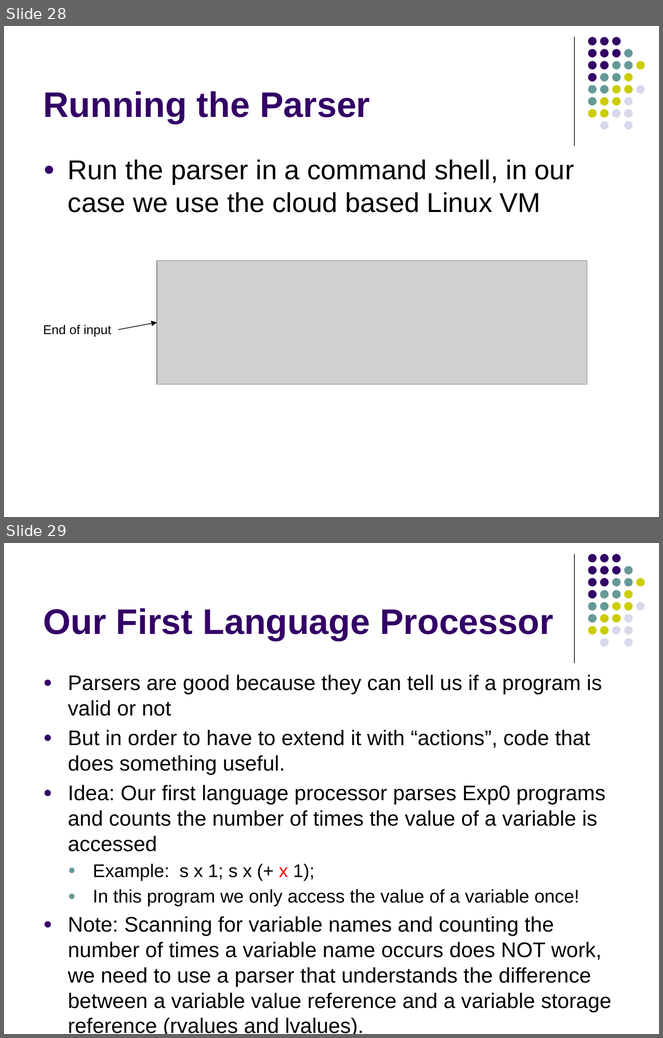
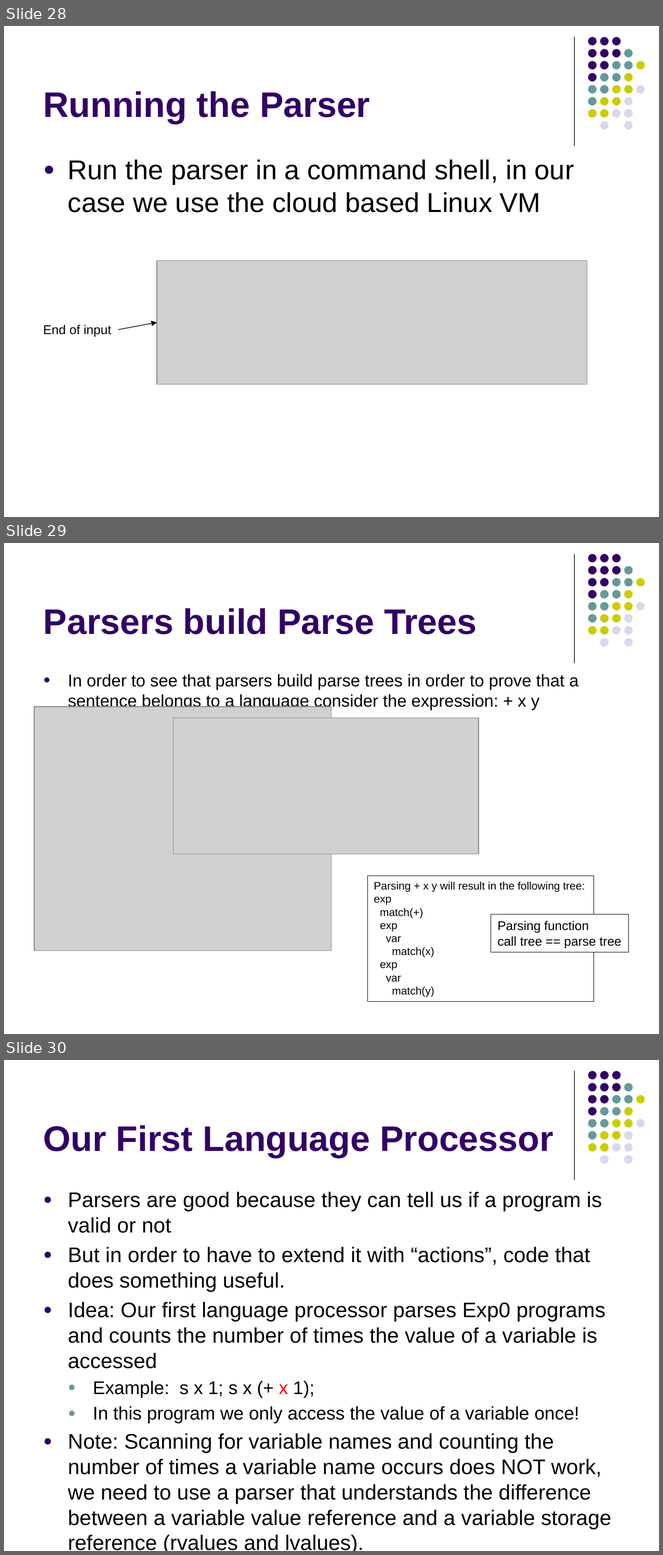
Before and after one commit to lutzhamel/CSC402, a slide deck: notes/csc402-ln002.pptx. Shown one above the other, each under a label of ours: slides 28 and 29 before the commit, slides 28, 29 and 30 after it. The pictures are 663x1038 and 663x1555 pixels, drawn with LibreOffice and Linux fonts; fonts in the diff are those of the drawing; grey boxes stand for pictures. Boxes give left, top, right and bottom in pixels: in the first picture for what was removed or moved away, otherwise in the second. Text is boxed around its words. In the diff, an @@ line names an element or a change of style, - is before the commit and + after.

```diff
--- a/notes/csc402-ln002.pptx
+++ b/notes/csc402-ln002.pptx
@@ slide 29 added at bbox=[4, 543, 659, 1034], background #FFFFFF; not listed: 32 template elements that a slide beside it also shows @@
@@ title added at bbox=[44, 608, 477, 635], 39 pt, text #330066, bold @@
+Parsers build Parse Trees
@@ text added at bbox=[68, 674, 579, 710], 18.8 pt, text #000000 @@
+● In order to see that parsers build parse trees in order to prove that a sentence belongs to a language consider the expression: + x y
@@ picture added at bbox=[34, 707, 331, 951] @@
@@ picture added at bbox=[173, 718, 479, 854] @@
@@ rectangle added at bbox=[367, 876, 594, 1002], outline #000000 0.75 pt, 12 pt, text #000000 @@
+Parsing + x y will result in the following tree:
+exp
+match(+)
+exp
+var
+match(x)
+exp
+var
+match(y)
@@ rectangle added at bbox=[491, 914, 629, 952], fill #FFFFFF, outline #000000 0.75 pt, 14 pt, text #000000 @@
+Parsing function
+call tree == parse tree
@@ what was slide 29 is now slide 30 @@
```
Also in this commit, not shown: 3 other files.
